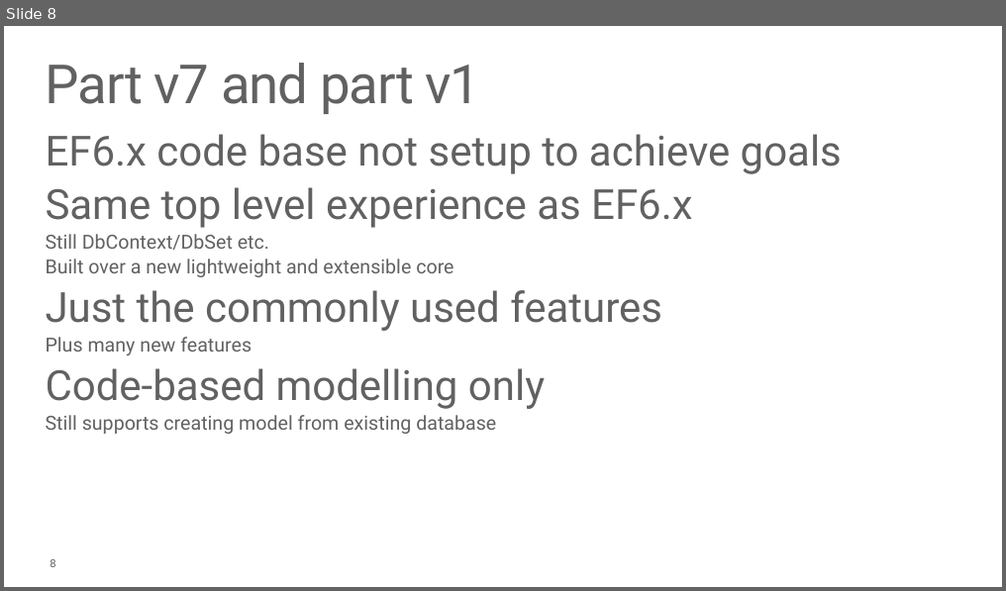
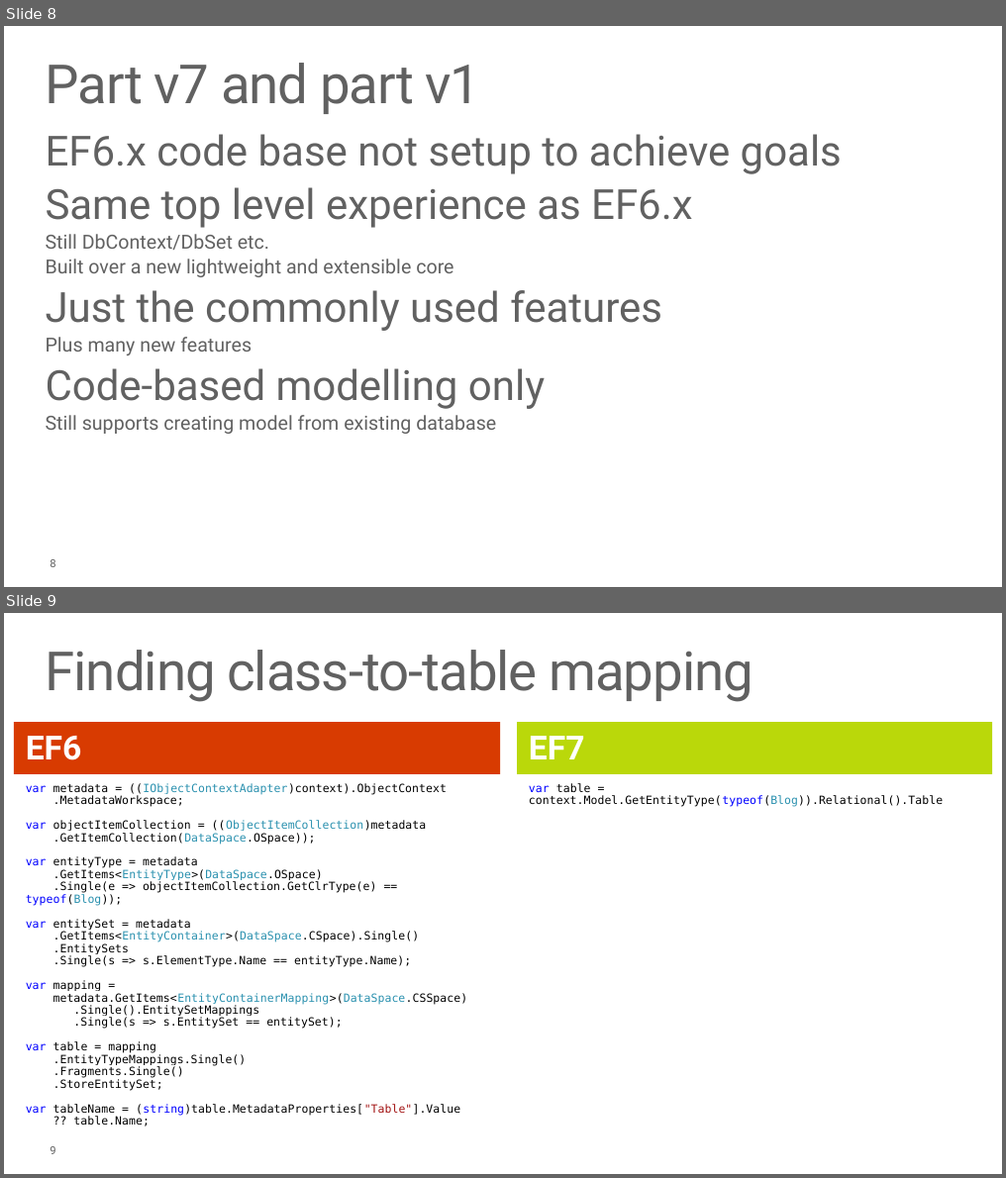
Before and after one commit to rowanmiller/Demo-EF7, a slide deck: EntityFramework7.pptx. Shown one above the other, each under a label of ours: slide 8 before the commit, slides 8 and 9 after it. The pictures are 1006x591 and 1006x1178 pixels, drawn with LibreOffice and Linux fonts; fonts in the diff are those of the drawing. Boxes give left, top, right and bottom in pixels: in the first picture for what was removed or moved away, otherwise in the second. Text is boxed around its words. In the diff, an @@ line names an element or a change of style, - is before the commit and + after.

Commit message:
Tweak slide deck
ASCII Unicorn to vector art
Slide to compare table mapping code EF6/7

```diff
--- a/EntityFramework7.pptx
+++ b/EntityFramework7.pptx
@@ slide 9 added at (x1=4, y1=613, x2=1002, y2=1174), background #FFFFFF; not listed: 1 template element that a slide beside it also shows @@
@@ title added at (x1=46, y1=650, x2=753, y2=702), 39 pt, text #616161 @@
+Finding class-to-table mapping
@@ text added at (x1=14, y1=722, x2=500, y2=773), fill #D83B01, 24 pt, text #FFFFFF, bold @@
+EF6
@@ text added at (x1=517, y1=722, x2=992, y2=773), fill #BAD80A, 24 pt, text #FFFFFF, bold @@
+EF7
@@ text added at (x1=14, y1=775, x2=500, y2=1127), fill #FFFFFF, 8.2 pt, text #000000 @@
+var metadata = ((IObjectContextAdapter)context).ObjectContext
+.MetadataWorkspace;
+var objectItemCollection = ((ObjectItemCollection)metadata
+.GetItemCollection(DataSpace.OSpace));
+var entityType = metadata
+.GetItems<EntityType>(DataSpace.OSpace)
+.Single(e => objectItemCollection.GetClrType(e) == typeof(Blog));
+var entitySet = metadata
+.GetItems<EntityContainer>(DataSpace.CSpace).Single()
+.EntitySets
+.Single(s => s.ElementType.Name == entityType.Name);
+var mapping =
+metadata.GetItems<EntityContainerMapping>(DataSpace.CSSpace)
+.Single().EntitySetMappings
+.Single(s => s.EntitySet == entitySet);
+var table = mapping
+.EntityTypeMappings.Single()
+.Fragments.Single()
+.StoreEntitySet;
+var tableName = (string)table.MetadataProperties["Table"].Value
+?? table.Name;
@@ text added at (x1=517, y1=775, x2=992, y2=803), fill #FFFFFF, 8.2 pt, text #000000 @@
+var table = context.Model.GetEntityType(typeof(Blog)).Relational().Table
```
Also in this commit, not shown: 1 slide changed.
